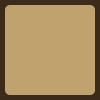
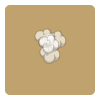
Layered file, before and after one edit (100x100). Changes by layer:
hid "Rounded Rectangle 1", painted on it over [0, 0, 100, 100]
removed layer "Background copy" over [0, 0, 100, 100]
added layer "Shape 1" over [5, 5, 95, 95]
